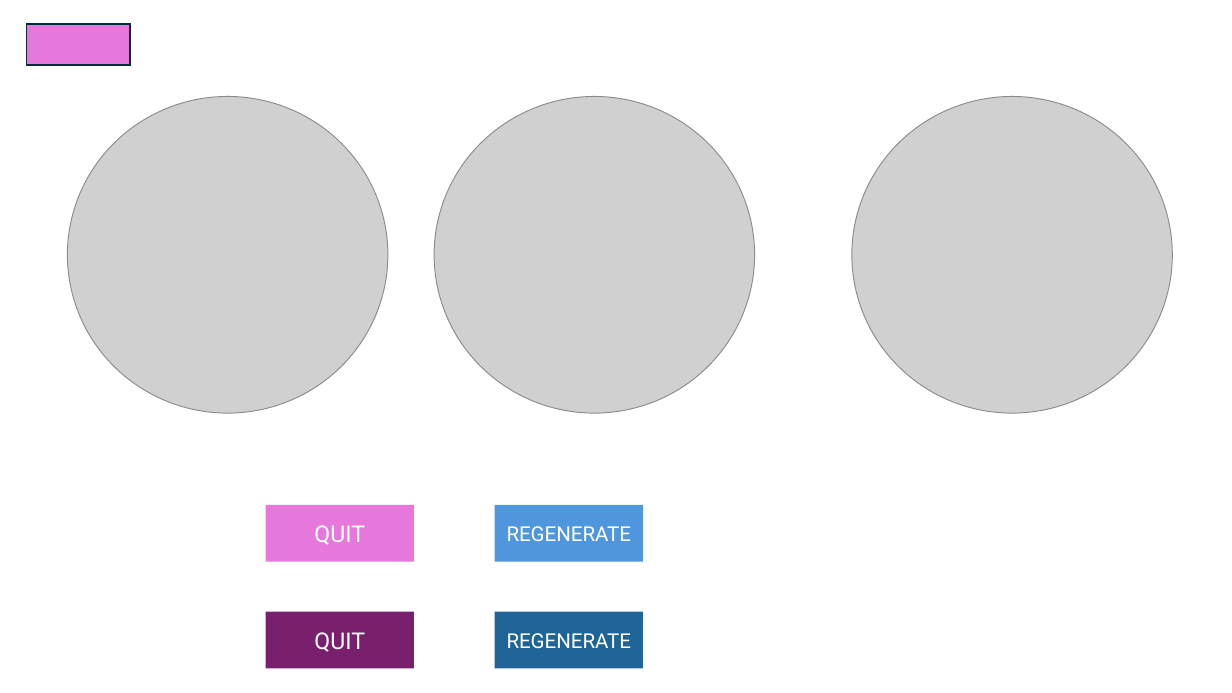
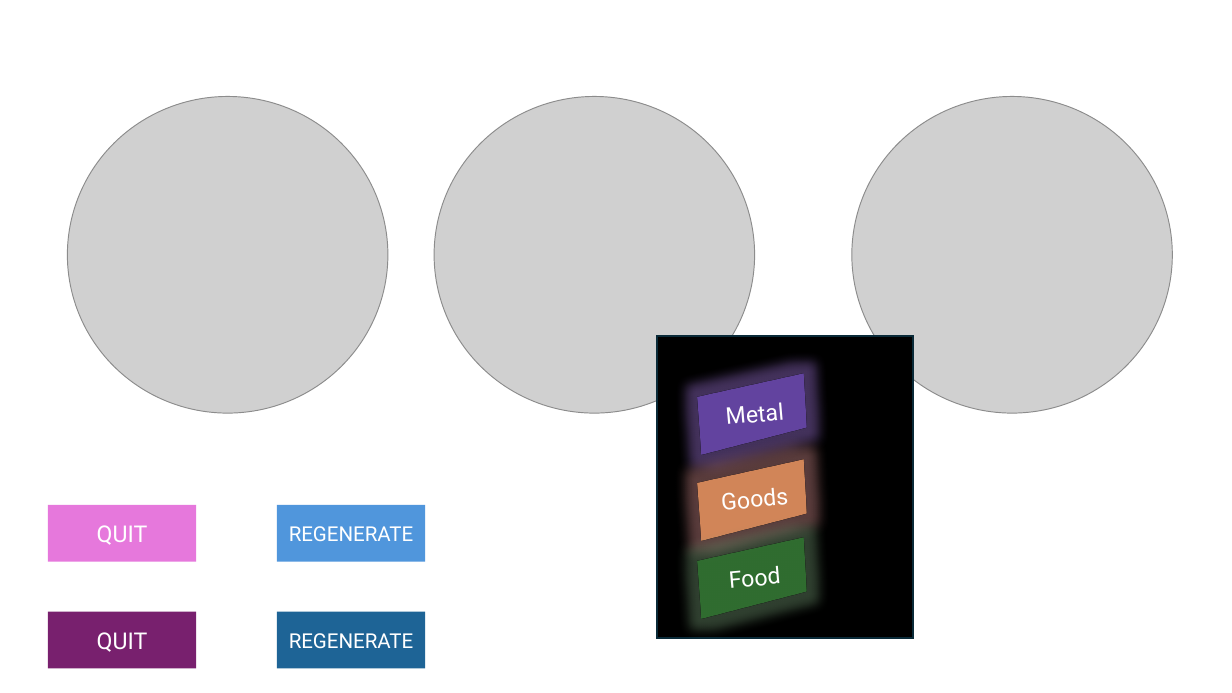
Before and after one commit to Adub3447/planetPy, a slide deck: slide 1 of ArtworkEditors/PPTX_Color_Sampler.pptx. Drawn at 1232x693 pixels with LibreOffice and Linux fonts; fonts in the diff are those of the drawing; grey boxes stand for pictures. Boxes give left, top, right and bottom in pixels: in the first picture for what was removed or moved away, otherwise in the second. Text is boxed around its words. In the diff, an @@ line names an element or a change of style, - is before the commit and + after.

```diff
--- a/ArtworkEditors/PPTX_Color_Sampler.pptx
+++ b/ArtworkEditors/PPTX_Color_Sampler.pptx
@@ rectangle: place and size @@
-rectangle at [27, 24, 130, 66]
+rectangle at [657, 335, 912, 639]
@@ rectangle at [657, 335, 912, 639]: fill #E678DC to #000000 @@
@@ rectangle added at [680, 384, 828, 441], fill #5A3C96, 18 pt, text #FFFFFF @@
+Metal
@@ rectangle added at [680, 470, 828, 527], fill #C87D50, 18 pt, text #FFFFFF @@
+Goods
@@ rectangle "QUIT": place and size @@
-rectangle "QUIT" at [266, 505, 414, 561]
+rectangle "QUIT" at [48, 505, 196, 561]
@@ rectangle "REGENERATE": place and size @@
-rectangle "REGENERATE" at [494, 505, 642, 561]
+rectangle "REGENERATE" at [277, 505, 425, 561]
@@ rectangle added at [680, 548, 828, 604], fill #286428, 18 pt, text #FFFFFF @@
+Food
@@ rectangle "QUIT": place and size @@
-rectangle "QUIT" at [266, 612, 414, 668]
+rectangle "QUIT" at [48, 612, 196, 668]
@@ rectangle "REGENERATE": place and size @@
-rectangle "REGENERATE" at [494, 612, 642, 668]
+rectangle "REGENERATE" at [277, 612, 425, 668]
```
Also in this commit, not shown: 6 other files.
